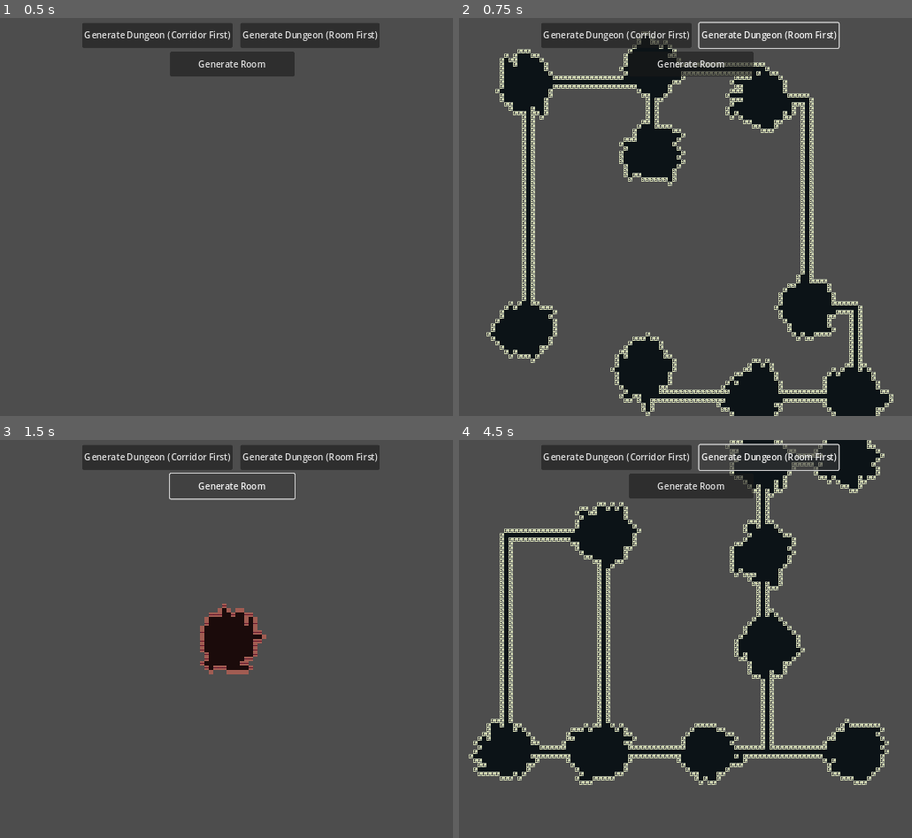
Above: before the commit, frames 1-4 (two rows, left to right).
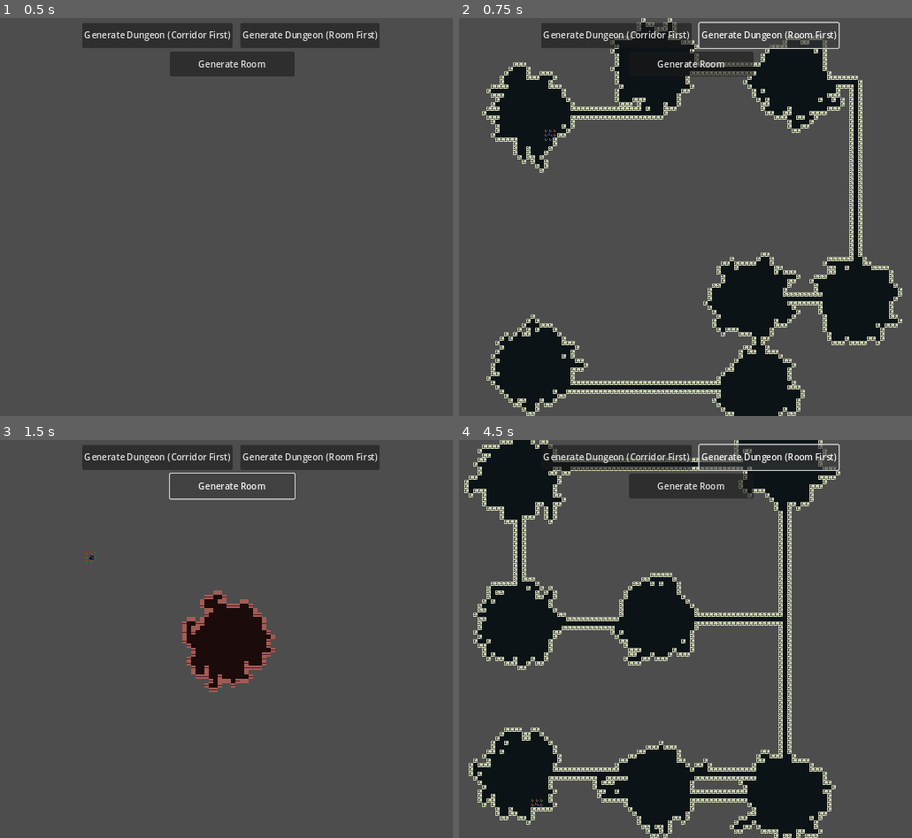
Above: after the commit, the same moments.

Repository: WizardsNStuff/Zealot-of-Wanderlust
Game: Godot game, scene res://Proc Gen/proc_gen.tscn
The game is run twice, just before and just after one commit, with the same random seed, the same clock (stepped at 60 frames per second) and the same inputs. This scene is started directly instead of the project's main scene.
Inputs:
- Up to frame 1 (0.5 s): no input
- Up to frame 2 (0.75 s): click "Generate Dungeon (Room First)" at 0.5 s
- Up to frame 3 (1.5 s): click "Generate Room" at 1.25 s
- Up to frame 4 (4.5 s): click "Generate Dungeon (Corridor Fi…" at 2 s; click "Generate Room" at 2.75 s; click "Generate Dungeon (Corridor Fi…" at 3.5 s; click "Generate Dungeon (Room First)" at 4.25 s

Frame 1 is identical in both runs. In frame 2, 31% of the frame differs, in the area x 5-98%, y 0-100%; in frame 3, 2.1%; in frame 4, 39%, in the area x 1-95%, y 0-100%.

Commit message:
refractored room_first_generation to have an array of dictionaries where each dictionary hold room data like the rooms: center, aabb, floor_positions, type, entrance, exit, next_room, prev_room - also changed logic of the helper methods and changed functionality to add a staircase to the ending room

Diff:
--- a/zealot-of-wanderlust/Proc Gen/proc_gen.tscn
+++ b/zealot-of-wanderlust/Proc Gen/proc_gen.tscn
@@ -6,6 +6,7 @@
 [ext_resource type="Texture2D" uid="uid://b36g8amcnnwwo" path="res://Assets/tiles.png" id="4_ay2sl"]
 [ext_resource type="Script" path="res://Proc Gen/floor_tilemap_layer.gd" id="5_r24de"]
 [ext_resource type="Script" path="res://Proc Gen/wall_tilemap_layer.gd" id="6_h0tht"]
+[ext_resource type="Script" path="res://Proc Gen/staircase_tilemap_layer.gd" id="7_w8t8j"]
 
 [sub_resource type="TileSetAtlasSource" id="TileSetAtlasSource_fg6tr"]
 texture = ExtResource("4_ay2sl")
@@ -51,7 +52,7 @@
 tile_size = Vector2i(32, 32)
 sources/0 = SubResource("TileSetAtlasSource_fg6tr")
 
-[sub_resource type="TileSetAtlasSource" id="TileSetAtlasSource_8kxg4"]
+[sub_resource type="TileSetAtlasSource" id="TileSetAtlasSource_kgwo0"]
 texture = ExtResource("4_ay2sl")
 texture_region_size = Vector2i(32, 32)
 0:0/0 = 0
@@ -68,25 +69,37 @@
 1:4/0 = 0
 0:5/0 = 0
 1:5/0 = 0
-2:10/0 = 0
+
+[sub_resource type="TileSet" id="TileSet_o8cbx"]
+tile_size = Vector2i(32, 32)
+sources/1 = SubResource("TileSetAtlasSource_kgwo0")
+
+[sub_resource type="TileSetAtlasSource" id="TileSetAtlasSource_8kxg4"]
+texture = ExtResource("4_ay2sl")
+texture_region_size = Vector2i(32, 32)
+7:16/0 = 0
+8:16/0 = 0
+9:19/0 = 0
 
 [sub_resource type="TileSet" id="TileSet_oibp5"]
 tile_size = Vector2i(32, 32)
-sources/1 = SubResource("TileSetAtlasSource_8kxg4")
+sources/2 = SubResource("TileSetAtlasSource_8kxg4")
 
-[node name="ProcGen" type="Node" node_paths=PackedStringArray("proc_gen_data", "floor_tilemap_layer", "wall_tilemap_layer")]
+[node name="ProcGen" type="Node" node_paths=PackedStringArray("proc_gen_data", "floor_tilemap_layer", "wall_tilemap_layer", "staircase_tilemap_layer")]
 script = ExtResource("1_5ancx")
 proc_gen_data = NodePath("ProcGenData")
 floor_tilemap_layer = NodePath("Floor")
 wall_tilemap_layer = NodePath("Wall")
+staircase_tilemap_layer = NodePath("Staircase")
 
 [node name="ProcGenData" type="Node" parent="."]
 script = ExtResource("2_fqe3b")
 room_iterations = 500
+room_walk_length = 20
 room_start_randomly_each_iteration = false
 corridor_amount = 3
-min_room_width = 15
-min_room_height = 15
+min_room_width = 20
+min_room_height = 20
 dungeon_width = 100
 dungeon_height = 100
 random_walk_room = true
@@ -124,8 +137,12 @@
 script = ExtResource("5_r24de")
 
 [node name="Wall" type="TileMapLayer" parent="."]
+tile_set = SubResource("TileSet_o8cbx")
+script = ExtResource("6_h0tht")
+
+[node name="Staircase" type="TileMapLayer" parent="."]
 tile_set = SubResource("TileSet_oibp5")
-script = ExtResource("6_h0tht")
+script = ExtResource("7_w8t8j")
 
 [node name="Camera2D" type="Camera2D" parent="."]
 zoom = Vector2(0.25, 0.25)
--- a/zealot-of-wanderlust/Proc Gen/proc_gen_controller.gd
+++ b/zealot-of-wanderlust/Proc Gen/proc_gen_controller.gd
@@ -9,6 +9,9 @@
 
 # the tilemap layer for the walls
 @export var wall_tilemap_layer : WallTileMapLayer
+
+# the tilemap layer for the staircases
+@export var staircase_tilemap_layer : StaircaseTileMapLayer
 
 
 # runs the procedural generation for creating the floor layout and walls
@@ -435,9 +438,22 @@
 # and paints the floor tiles for these rooms onto a tilemap
 # it also places walls around the generated rooms
 func room_first_generation() -> void:
-	# clear any existing tiles in the floor and wall tilemaps before generating new ones
+	# clear any existing tiles in the floor, staircase, wall tilemaps before generating new ones
 	clear_tiles(floor_tilemap_layer)
 	clear_tiles(wall_tilemap_layer)
+	clear_tiles(staircase_tilemap_layer)
+
+	# array to store information about each room in the game
+	# Each room is represented as a Dictionary with the following key-value pairs:
+	# - "center": The center position of the room (Vector2i).
+	# - "aabb": The Axis-Aligned Bounding Box of the room (AABB).
+	# - "floor_positions": The tile positions of the room stored in the keys of a (Dictionary)
+	# - "type": The type/category of the room (can be null initially).
+	# - "next_room": Reference to the center position of next room (null if none).
+	# - "prev_room": Reference to the center position of previous room (null if none).
+	# - "entrance": Boolean indicating if the room is the first room (default: false).
+	# - "exit": Boolean indicating if the room is the last room (default: false).
+	var rooms_dict_array : Array[Dictionary] = []
 
 	# offset the dungeon's origin is by half its width and height to ensure
 	# the entire dungeon it is center aligned
@@ -458,40 +474,21 @@
 		proc_gen_data.min_room_height
 		)
 
-	var list = []
-	for room in rooms_list:
-		var str = str(room.position.x) + "," + str(room.position.y) + "," + str(room.size.x) + "," + str(room.size.y)
-		list.append(str)
-
-	print(list)
-
 	# dictionary to hold the floor tiles for the generated rooms
 	var floor_tiles : Dictionary = {}
 
 	# check if random walk room generation is enabled
 	if (proc_gen_data.random_walk_room):
-		# create rooms by using a random walk algorithm and store the floor tiles in dictionary
-		floor_tiles = create_random_walk_rooms(rooms_list)
+		# generate rooms using a random walk algorithm
+		# the room data is populated in the 'rooms_dict_array' for further processing
+		floor_tiles = create_random_walk_rooms(rooms_list, rooms_dict_array)
 	else:
 		# create simple rooms by converting the AABB rooms into floor tiles stored in a dictionary
 		floor_tiles = create_simple_rooms(rooms_list)
 
-	# array to hold the centers of each room for connecting them with corridors
-	var room_centers : Array[Vector2i] = []
-
-	# iterate through each room in the list of rooms
-	for room in rooms_list:
-
-		# get the x and y coords of the room's center and round them to integers (for tilemap alignment)
-		var room_center_x : int = round(room.get_center().x)
-		var room_center_y : int = round(room.get_center().y)
-
-		# add the rounded center position to the room_centers list
-		room_centers.append(Vector2i(room_center_x, room_center_y))
-
 	# finds the closest room center and creates corridors between them
 	# store all the resulting corridor tiles in a dictionary for later use
-	var corridors : Dictionary = connect_rooms(room_centers)
+	var corridors : Dictionary = connect_rooms(rooms_dict_array)
 
 	# merge the corridor tiles into the floor tiles dictionary
 	floor_tiles.merge(corridors)
@@ -511,10 +508,40 @@
 	# create walls around the corridors using the positions stored in floor_positions
 	create_walls(floor_tiles, wall_tilemap_layer, wall_atlas_id, corridor_wall_tile_pos)
 
+	# tterate through each room dictionary in the rooms_dict_array to find the exit room
+	for room_dict in rooms_dict_array:
+		# check if the current room has an exit
+		if room_dict["exit"] == true:
+
+			# get the floor positions for the room
+			var room_floor_positions : Dictionary = room_dict["floor_positions"]
+
+			# pick a random position from the floor positions to place the staircase
+			var random_tile_position = room_floor_positions.keys().pick_random()
+
+			# dictionary to hold padding tiles around the staircase
+			var staircase_padding_tiles : Dictionary = {}
+
+			# paint the staircase at the chosen tile position in the staircase tilemap layer
+			paint_single_tile(staircase_tilemap_layer, staircase_tilemap_layer.atlas_id, random_tile_position, staircase_tilemap_layer.upward_staircase_tile_atlas_position)
+
+			# create a 3x3 padding area around the staircase tile
+			for x in range(-1, 2):
+				for y in range(-1, 2):
+
+					# check if the neighboring tile positions are valid and not the staircase tile position
+					if room_floor_positions.keys().has(random_tile_position + Vector2i(x, y)) && Vector2i(x,y) != Vector2i.ZERO:
+
+						# add the padding tiles to the dictionary
+						staircase_padding_tiles[random_tile_position + Vector2i(x, y)] = null
+
+			# paint the padding tiles around the staircase in the staircase tilemap layer
+			paint_tiles(staircase_padding_tiles, staircase_tilemap_layer, staircase_tilemap_layer.atlas_id, staircase_tilemap_layer.staircase_padding_tile_atlas_position)
+
 # generates floor positions within defined rooms using a random walk algorithm
 # each room's center is used as the starting point for the random walk, and
 # positions generated are validated to ensure they fall within the room's bounds
-func create_random_walk_rooms(rooms_list : Array[AABB]) -> Dictionary:
+func create_random_walk_rooms(rooms_list : Array[AABB], rooms_dict_array : Array[Dictionary]) -> Dictionary:
 	# dictionary to hold the floor positions generated by random walks
 	var floor_positions : Dictionary = {}
 
@@ -529,6 +556,9 @@
 
 		# run the random walk algorithm starting from the room center
 		var room_floor_positions : Dictionary = run_random_walk(room_center)
+
+		# dictionary to hold valid room floor tiles
+		var valid_floor_positions : Dictionary = {}
 
 		# check each position generated by the random walk
 		for position in room_floor_positions:
@@ -551,8 +581,26 @@
 				position.y <= bottom_edge - offset
 				):
 
-				# if the position is valid, add it to the floor positions dictionary
-				floor_positions[position] = null
+				# if the position is valid, add it to the valid floor positions dictionary
+				valid_floor_positions[position] = null
+
+		# merge the valid floor positions into the overall floor positions dictionary
+		floor_positions.merge(valid_floor_positions)
+
+		# create a dictionary to store room details
+		var room_dict : Dictionary = {
+			"center": room_center,
+			"aabb": room,
+			"floor_positions": valid_floor_positions,
+			"type": null,
+			"next_room": null,
+			"prev_room": null,
+			"entrance": false,
+			"exit": false
+		}
+
+		# append the room dictionary to the rooms dictionary array
+		rooms_dict_array.append(room_dict)
 
 	# return the dictionary containing all the positions of the floor tiles for the rooms
 	return floor_positions
@@ -560,12 +608,25 @@
 # connects rooms by creating corridors between their centers
 # the rooms are represented by their center points, and the corridors
 # are stored in a dictionary where each key is a tile position along the corridor
-func connect_rooms(room_centers : Array[Vector2i]) -> Dictionary:
+func connect_rooms(rooms_dict_array : Array[Dictionary]) -> Dictionary:
 	# dictionary to store all the corridor tiles
 	var corridors : Dictionary = {}
 
+	# array to store the center positions of each room
+	var room_centers: Array = []
+
+	# collect all room centers from the rooms dictionary array
+	for room_dict in rooms_dict_array:
+		room_centers.append(room_dict["center"])
+
 	# pick a random room center to start with
 	var current_room_center : Vector2i = room_centers.pick_random()
+
+	# mark the starting room
+	for room_dict in rooms_dict_array:
+		if room_dict["center"] == current_room_center:
+			room_dict["entrance"] = true
+			break
 
 	# remove the selected room center from the list to avoid reconnecting it
 	room_centers.erase(current_room_center)
@@ -575,21 +636,40 @@
 		# find the closest room center to the current room center
 		var closest_center : Vector2i = find_closest_room_center(current_room_center, room_centers)
 
+		# if only one room center remains, mark it as the exit
+		if room_centers.size() == 1:
+			for room_dict in rooms_dict_array:
+				if room_dict["center"] == closest_center:
+					room_dict["exit"] = true
+					break
+
 		# remove the closest room center from the list to avoid reconnecting it
 		room_centers.erase(closest_center)
 
 		# create a new corridor between the current room center and the closest center using straight lines
 		var new_corridor : Dictionary = create_corridor(current_room_center, closest_center)
 
-		# create a new corridor between the current room center and the closest center using diagnol lines
+		# Optionally, create a new corridor between the current room center and the closest center using diagnol lines
 		#var new_corridor : Dictionary = create_diagnol_corridor(current_room_center, closest_center)
 
 		# increase the size of the newly created corridor by padding each tile with a 3x3 grid
 		#var new_padded_corridor : Array = increase_corridor_size_by_3_by_3(new_corridor.keys())
 
-		# add the padded corridor tile to the corridor tiles ditionary
+		# Optionally, add the padded corridor tile to the corridor tiles ditionary
 		#for tile in new_padded_corridor:
 			#corridors[tile] = null
+
+		# update the next room reference for the current room
+		for room_dict in rooms_dict_array:
+			if room_dict["center"] == current_room_center:
+				room_dict["next_room"] = closest_center
+				break
+
+		# update the previous room reference for the closest room
+		for room_dict in rooms_dict_array:
+			if room_dict["center"] == closest_center:
+				room_dict["prev_room"] = current_room_center
+				break
 
 		# move to the closest room center to continue the process
 		current_room_center = closest_center
@@ -603,7 +683,7 @@
 # find the closest room center to the current room center from a list of room centers
 # calculates the distance between the current room center and each center in the list,
 # and returns the one with the smallest distance
-func find_closest_room_center(current_room_center : Vector2i, room_centers : Array[Vector2i]) -> Vector2i:
+func find_closest_room_center(current_room_center : Vector2i, room_centers : Array) -> Vector2i:
 	# intialize the closest room center with a default value (Vector2i.ZERO)
 	var closest_room_center : Vector2i = Vector2i.ZERO
 
@@ -789,7 +869,6 @@
 				else:
 					rooms_list.append(room)
 
-	print(list)
 	# return the list of created rooms
 	return rooms_list
 
--- a/zealot-of-wanderlust/Proc Gen/proc_gen_data.gd
+++ b/zealot-of-wanderlust/Proc Gen/proc_gen_data.gd
@@ -41,6 +41,9 @@
 # whether to use random walk when generating rooms
 @export var random_walk_room : bool = false
 
+#var dungeon_floor : int = 1
+#enum room_type { ENTRANCE, GOBLIN_LAIR, ORC_CAVE, TROLL_TUNNEL, DRAGON_DEN, EXIT}
+
 # starting position for dungeon generation
 var start_position : Vector2i = Vector2i.ZERO
 
--- /dev/null
+++ b/zealot-of-wanderlust/Proc Gen/staircase_tilemap_layer.gd
@@ -0,0 +1,7 @@
+extends TileMapLayer
+class_name StaircaseTileMapLayer
+
+@export var atlas_id : int = 2
+@export var upward_staircase_tile_atlas_position : Vector2i = Vector2i(8, 16)
+@export var downward_staircase_tile_atlas_position : Vector2i = Vector2i(7, 16)
+@export var staircase_padding_tile_atlas_position : Vector2i = Vector2i(9, 19)
Not shown: 1 places in zealot-of-wanderlust/Proc Gen/proc_gen.tscn that only renumber resources
